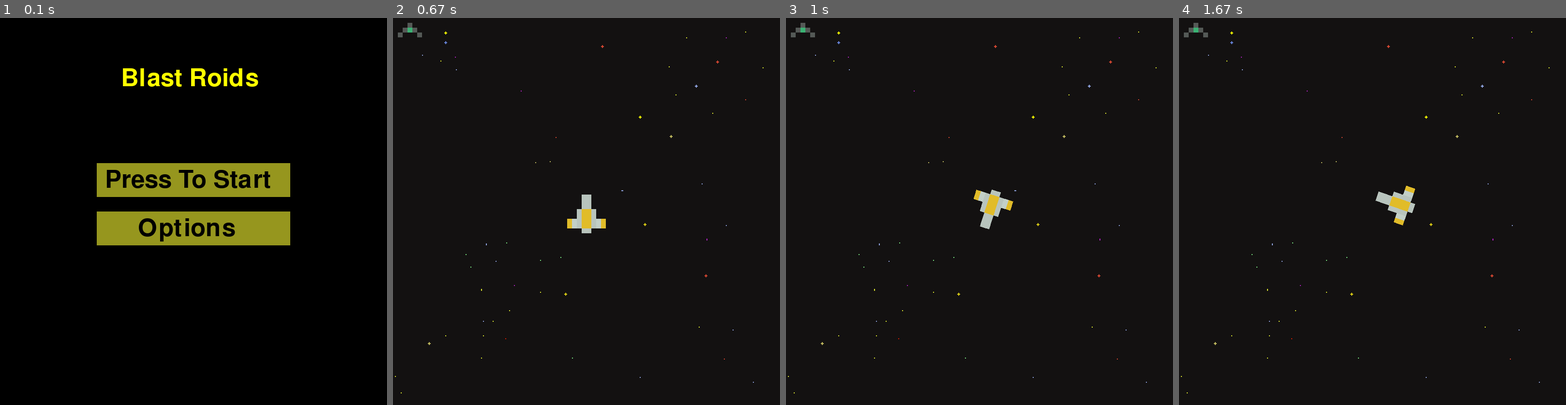
Above: before the commit, frames 1-4 (left to right).
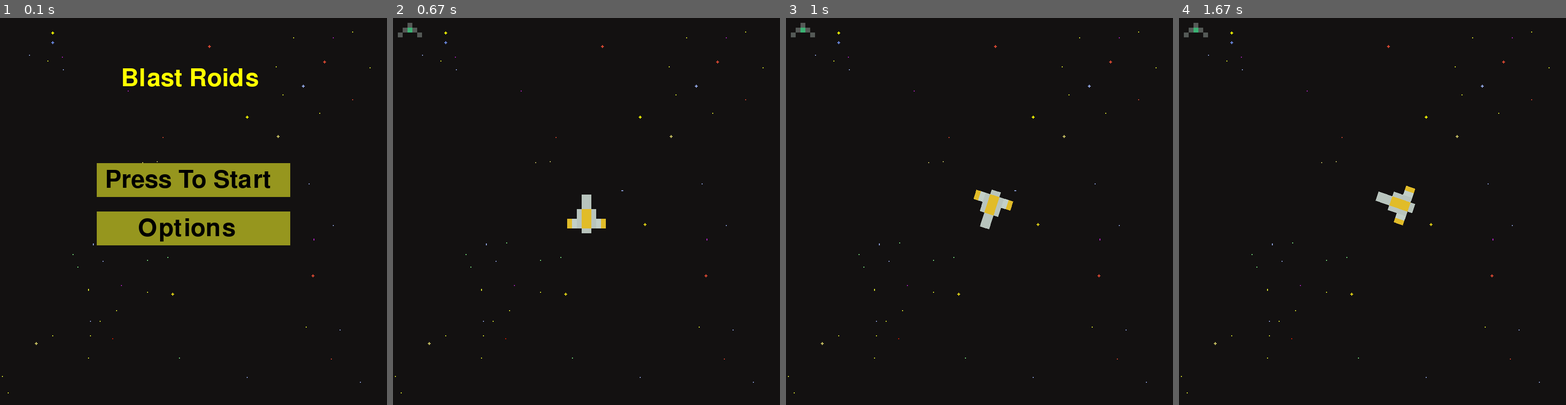
Above: after the commit, the same moments.

Repository: mrmastercat604me/pygame_project
Game: pygame game, started from maingame.py
The game is run twice, just before and just after one commit, with the same random seed, the same clock (stepped at 60 frames per second) and the same inputs.
Inputs (mouse positions are in pixels of both pictures, inside the frame that each line leads up to):
- Up to frame 1 (0.1 s): no input
- Up to frame 2 (0.67 s): click "Press To Start" at 0.38 s
- Up to frame 3 (1 s): hold D from 0.67 s (still down); move the mouse to (979, 238) at 0.7 s
- Up to frame 4 (1.67 s): release D at 1.13 s; hold W 1.17-1.47 s; move the mouse to (1411, 296) at 1.2 s; hold D from 1.5 s (still down); move the mouse to (1252, 153) at 1.53 s

The runs differ from the first frame. In frame 1, less than 0.1% of the frame differs, in the area x 0-96%, y 3-97%; in frame 2, nothing differs; in frame 3, nothing differs; in frame 4, nothing differs.

Commit message:
maingame background image on menu

Diff:
--- a/maingame.py
+++ b/maingame.py
@@ -5,6 +5,12 @@
 pygame.init()
 pygame.display.set_caption('Blastroids Game')
 screen = pygame.display.set_mode((800,800),0,32)
+
+Backgroundimage = pygame.image.load("assets/background-black.png")
+Backgroundimage_rec= Backgroundimage.get_rect()
+Backgroundimage_rec.topleft=(0,0)
+Backgroundimage = pygame.transform.scale(Backgroundimage,(800,800))
+
 
 font = pygame.font.SysFont(None, 75)
 
@@ -20,6 +26,7 @@
 def main_menu():
     while True:
         screen.fill((0,0,0))
+        screen.blit(Backgroundimage,Backgroundimage_rec)
         draw_text('Blast Roids',font, (255, 255, 0), screen, 250, 100)
         #----------------------------------
         mx, my = pygame.mouse.get_pos()
@@ -63,8 +70,7 @@
     shipimage_rect.center = (400,400)
     while running:
         screen.fill((0,0,0))
-        Backgroundimage = pygame.image.load("assets/background-black.png")
-        Backgroundimage_rec= Backgroundimage.get_rect()
+
 
         def face_mouse(image,image_rect,correction_angle,surface):
             mx, my = pygame.mouse.get_pos()
@@ -80,8 +86,7 @@
         enemy_x_pos = random.randint(-100,100)
         enemy_y_pos = random.randint(-100,100)
 
-        Backgroundimage_rec.topleft=(0,0)
-        Backgroundimage = pygame.transform.scale(Backgroundimage,(800,800))
+
 
 
 
